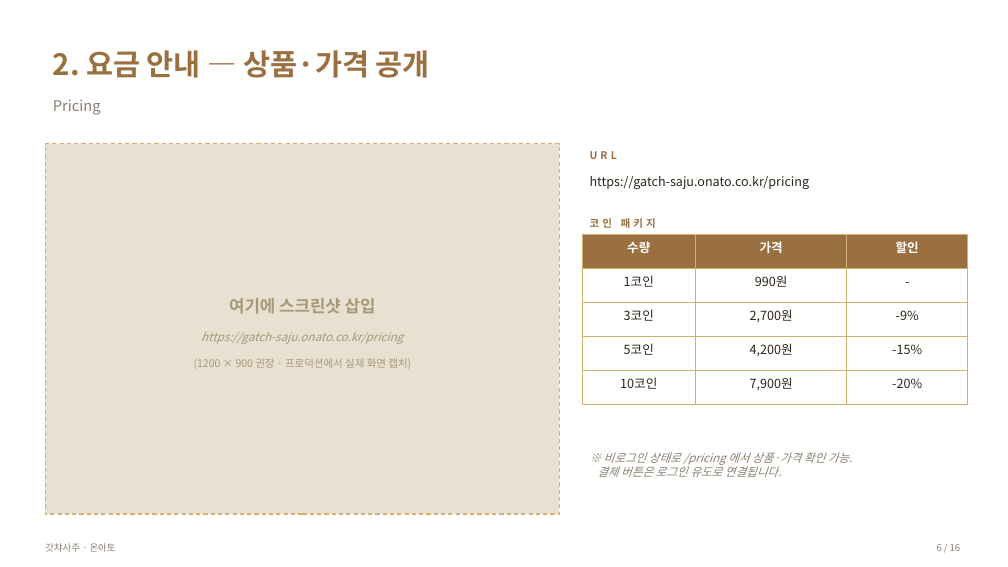
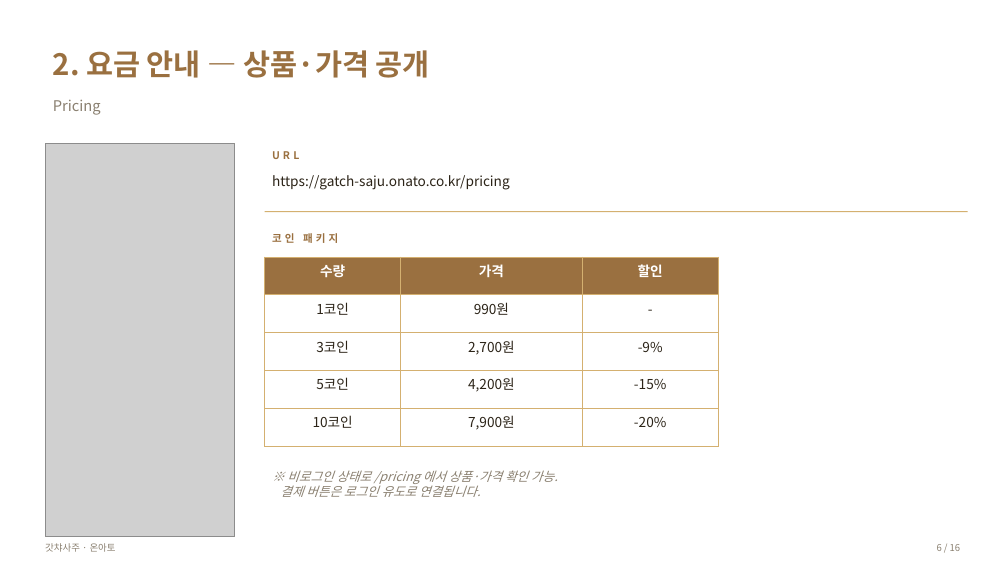
Before and after one commit to Kyun92/gatch-saju, a slide deck: slide 6 of docs/toss-payment-flow.pptx. Drawn at 1008x567 pixels with LibreOffice and Linux fonts; fonts in the diff are those of the drawing; grey boxes stand for pictures. Boxes give left, top, right and bottom in pixels: in the first picture for what was removed or moved away, otherwise in the second. Text is boxed around its words. In the diff, an @@ line names an element or a change of style, - is before the commit and + after.

```diff
--- a/docs/toss-payment-flow.pptx
+++ b/docs/toss-payment-flow.pptx
@@ rectangle removed at (45, 144, 560, 514) @@
@@ rectangle added at (45, 144, 234, 537), fill #FFFFFF, outline #D4B070 1 pt @@
@@ picture added at (45, 144, 234, 537) @@
@@ text "URL": place and size @@
-text "URL" at (590, 151, 617, 159)
+text "URL" at (272, 151, 299, 159)
@@ text "https://gatch-saju.onato.co.kr/pricing": place and size @@
-text "https://gatch-saju.onato.co.kr/pricing" at (590, 176, 810, 189)
+text "https://gatch-saju.onato.co.kr/pricing" at (272, 175, 510, 190)
@@ text "https://gatch-saju.onato.co.kr/pricing" at (272, 175, 510, 190): size 12 to 13 pt @@
@@ text "코인 패키지": place and size @@
-text "코인 패키지" at (590, 218, 656, 228)
+text "코인 패키지" at (272, 233, 338, 243)
@@ line added from (265, 212) to (968, 212), #D4B070 1 pt @@
@@ table at (265, 257, 718, 434) @@
@@ size 12 to 13 pt @@
@@ table: place and size @@
-table at (582, 234, 968, 394)
+table at (265, 257, 718, 434)
@@ text removed at (229, 298, 376, 314) @@
-여기에 스크린샷 삽입
@@ text removed at (194, 358, 411, 369) @@
-(1200 × 900 권장 · 프로덕션에서 실제 화면 캡처)
@@ text removed at (201, 332, 403, 344) @@
-https://gatch-saju.onato.co.kr/pricing
@@ text "※ 비로그인 상태로 /pricing 에서 ...": place and size @@
-text "※ 비로그인 상태로 /pricing 에서 ..." at (597, 452, 853, 477)
+text "※ 비로그인 상태로 /pricing 에서 ..." at (280, 470, 558, 497)
@@ text "※ 비로그인 상태로 /pricing 에서 ..." at (280, 470, 558, 497): size 11 to 12 pt @@
```
Also in this commit, not shown: 9 other slides changed, 18 other files.
